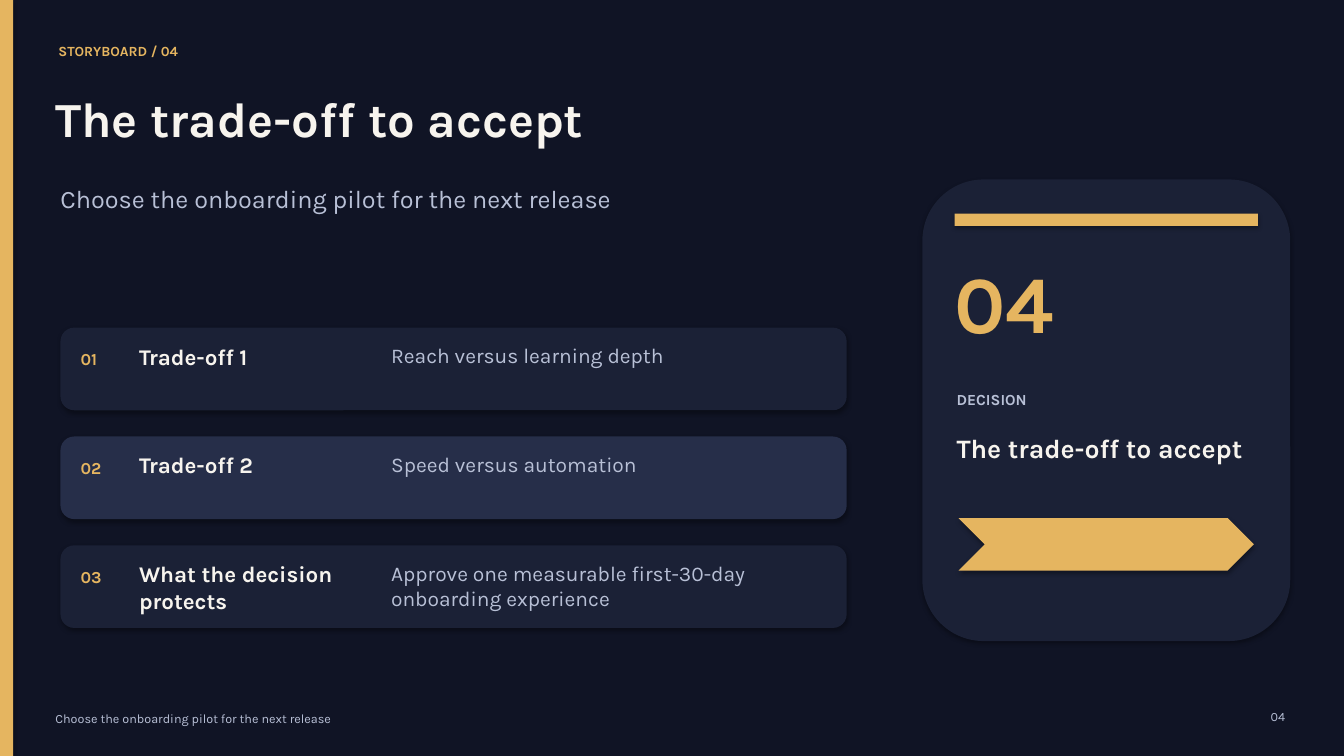
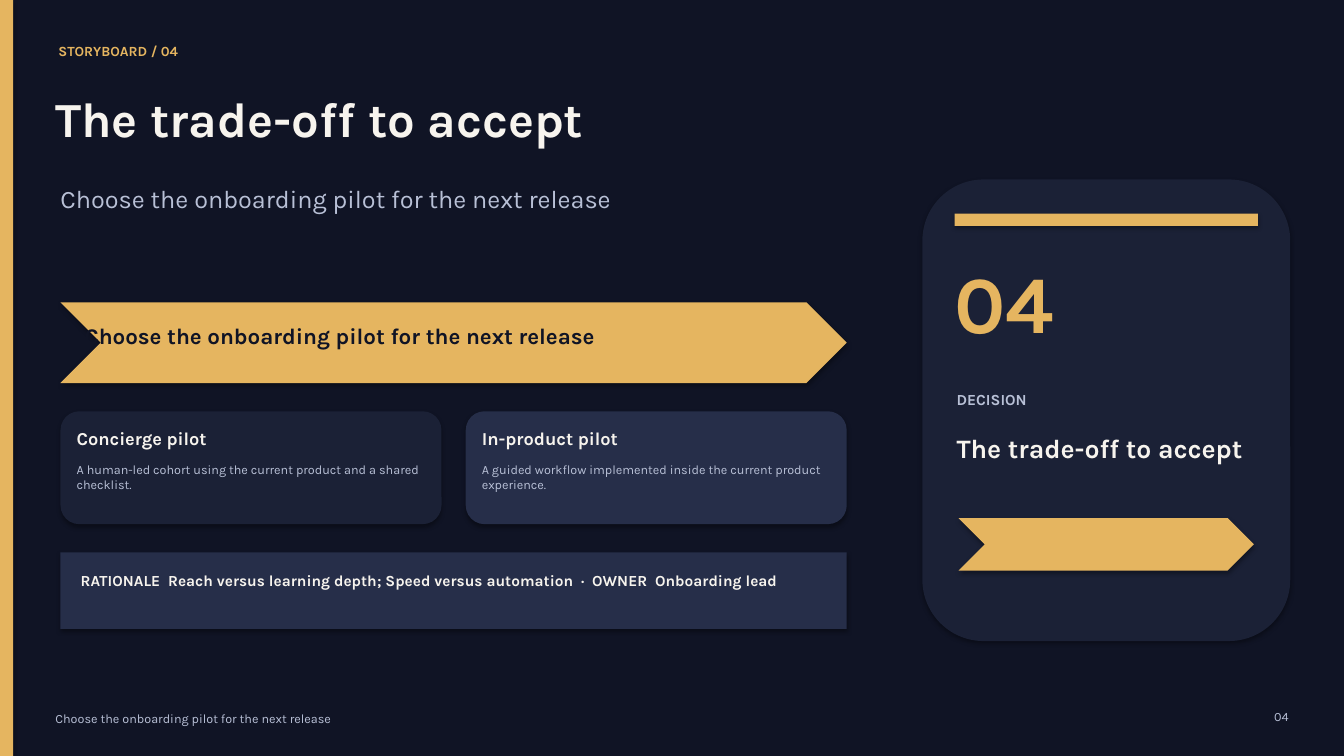
Before and after one commit to OthmaneBlial/Storyboard-Studio, a slide deck: slide 5 of gallery/onboarding-pilot/deck.pptx. Drawn at 1344x756 pixels with LibreOffice and Linux fonts; fonts in the diff are those of the drawing. Boxes give left, top, right and bottom in pixels: in the first picture for what was removed or moved away, otherwise in the second. Text is boxed around its words. In the diff, an @@ line names an element or a change of style, - is before the commit and + after.

```diff
--- a/gallery/onboarding-pilot/deck.pptx
+++ b/gallery/onboarding-pilot/deck.pptx
@@ chevron: place and size @@
-chevron at [60, 328, 847, 410]
+chevron at [60, 302, 847, 383]
@@ chevron at [60, 302, 847, 383]: rounded rectangle to chevron; fill #1B2136 to #E5B560 @@
@@ text added at [85, 327, 595, 351], 16 pt, text #101425, bold @@
+Choose the onboarding pilot for the next release
@@ text removed at [81, 354, 98, 365] @@
-01
@@ text removed at [139, 349, 247, 366] @@
-Trade-off 1
@@ text removed at [391, 348, 664, 368] @@
-Reach versus learning depth
@@ rounded rectangle added at [60, 411, 442, 524], fill #1B2136 @@
@@ rounded rectangle: place and size @@
-rounded rectangle at [60, 437, 847, 519]
+rounded rectangle at [466, 411, 847, 524]
@@ text added at [77, 432, 207, 450], 13 pt, text #F7F4EE, bold @@
+Concierge pilot
@@ text added at [482, 432, 618, 450], 13 pt, text #F7F4EE, bold @@
+In-product pilot
@@ text added at [77, 465, 419, 489], 9 pt, text #B8C0D6 @@
+A human-led cohort using the current product and a shared checklist.
@@ text removed at [81, 463, 102, 474] @@
-02
@@ text removed at [139, 457, 253, 474] @@
-Trade-off 2
@@ text at [482, 465, 820, 492]: text changed; size 15 to 9 pt @@
-Speed versus automation
+A guided workflow implemented inside the current product experience.
@@ rectangle: place and size @@
-rectangle at [60, 545, 847, 628]
+rectangle at [60, 553, 847, 629]
@@ rectangle at [60, 553, 847, 629]: rounded rectangle to rectangle; fill #1B2136 to #262E49 @@
@@ text removed at [139, 566, 332, 615] @@
-What the decision protects
@@ text removed at [391, 566, 745, 611] @@
-Approve one measurable first-30-day onboarding experience
@@ text removed at [81, 572, 102, 583] @@
-03
@@ text added at [81, 575, 777, 590], 11 pt, text #F7F4EE, bold @@
+RATIONALE Reach versus learning depth; Speed versus automation · OWNER Onboarding lead
```
Also in this commit, not shown: 4 other slides changed, 27 other files.
